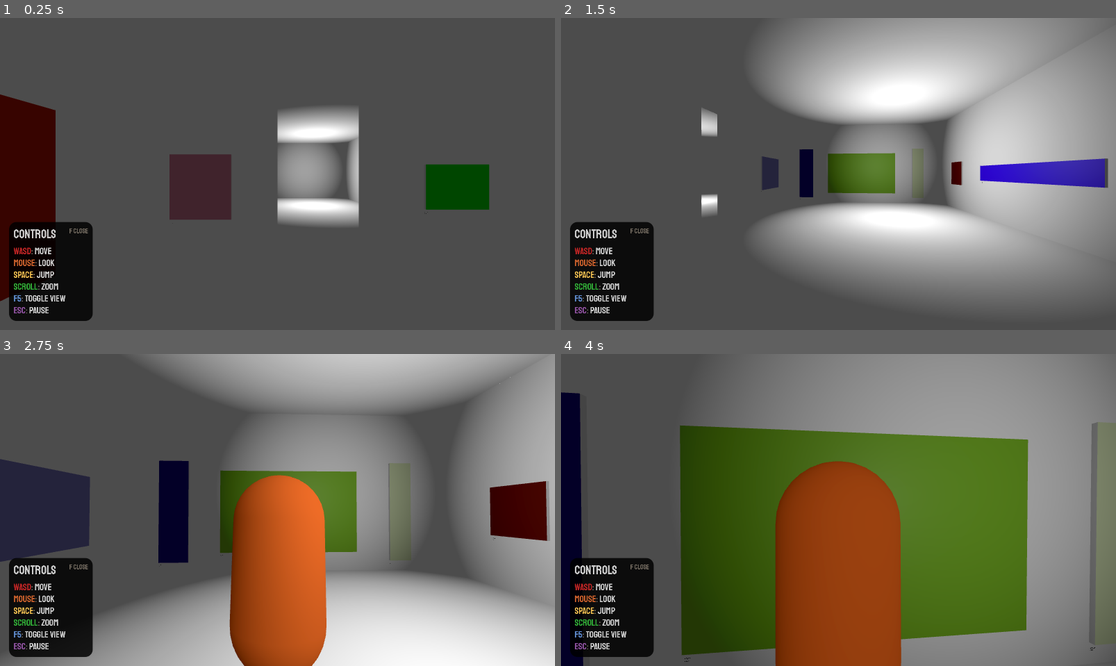
Above: before the commit, frames 1-4 (two rows, left to right).
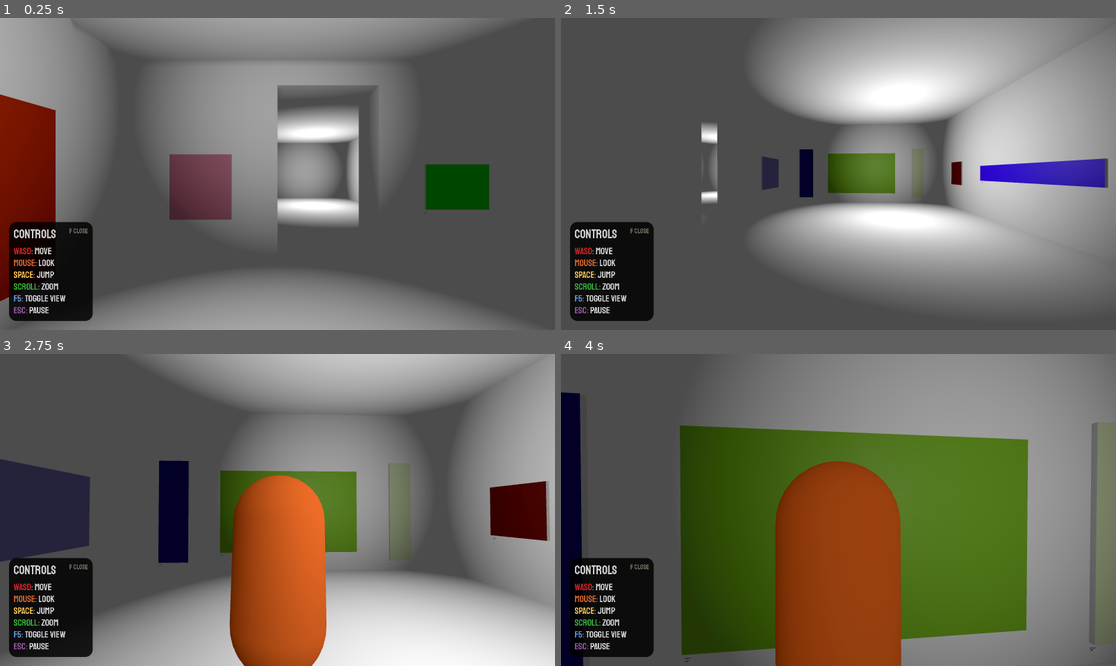
Above: after the commit, the same moments.

Repository: toolness/atuls-art-gallery
Game: Godot game, scene res://Levels/infinite_gallery.tscn
The game is run twice, just before and just after one commit, with the same random seed, the same clock (stepped at 60 frames per second) and the same inputs.
Inputs (mouse positions are in pixels of both pictures, inside the frame that each line leads up to):
- Up to frame 1 (0.25 s): no input
- Up to frame 2 (1.5 s): tap Enter (ui_accept) at 0.5 s; move the mouse to (866, 174) at 0.52 s; press the mouse at (866, 174) at 0.53 s; hold W (move_forward) from 0.53 s (still down); tap Space (jump) at 0.77 s; move the mouse to (810, 174) at 1.27 s; release the mouse at (810, 174) at 1.28 s; tap Mouse wheel up (zoom_in) at 1.35 s
- Up to frame 3 (2.75 s): keep holding W (move_forward); tap Space (jump) at 1.52 s; move the mouse to (288, 503) at 2.02 s; hold Mouse wheel down (zoom_out) from 2.03 s (still down)
- Up to frame 4 (4 s): keep holding W (move_forward); move the mouse to (832, 516) at 2.77 s; release Mouse wheel down (zoom_out) at 2.78 s; click (832, 516) at 2.85 s; tap Space (jump) at 3.02, 3.77 s; move the mouse to (877, 513) at 3.52 s; hold Mouse wheel up (zoom_in) from 3.53 s (still down)

The runs differ from the first frame. In frame 1, 43% of the frame differs, in the area x 0-94%, y 0-100%; in frame 2, 0.6%; in frame 3, less than 0.1%; in frame 4, less than 0.1%.

Commit message:
Add two more lights.

Diff:
--- a/godot/Levels/moma.tscn
+++ b/godot/Levels/moma.tscn
@@ -9,7 +9,7 @@
 painting_scene = ExtResource("2_4p8tv")
 
 [node name="OmniLight3D" type="OmniLight3D" parent="."]
-transform = Transform3D(1, 0, 0, 0, 1, 0, 0, 0, 1, 18, 2, 4)
+transform = Transform3D(1, 0, 0, 0, 1, 0, 0, 0, 1, 14, 2, 4)
 shadow_enabled = true
 
 [node name="OmniLight3D2" type="OmniLight3D" parent="."]
@@ -17,7 +17,7 @@
 shadow_enabled = true
 
 [node name="OmniLight3D3" type="OmniLight3D" parent="."]
-transform = Transform3D(1, 0, 0, 0, 1, 0, 0, 0, 1, 9, 1, -5)
+transform = Transform3D(1, 0, 0, 0, 1, 0, 0, 0, 1, 3, 1, -5)
 shadow_enabled = true
 
 [node name="OmniLight3D4" type="OmniLight3D" parent="."]
@@ -25,3 +25,11 @@
 shadow_enabled = true
 
 [node name="gallery" parent="." instance=ExtResource("1_kk2r5")]
+
+[node name="OmniLight3D5" type="OmniLight3D" parent="."]
+transform = Transform3D(1, 0, 0, 0, 1, 0, 0, 0, 1, 23, 3, 3)
+shadow_enabled = true
+
+[node name="OmniLight3D6" type="OmniLight3D" parent="."]
+transform = Transform3D(1, 0, 0, 0, 1, 0, 0, 0, 1, 13, 2, -5)
+shadow_enabled = true
